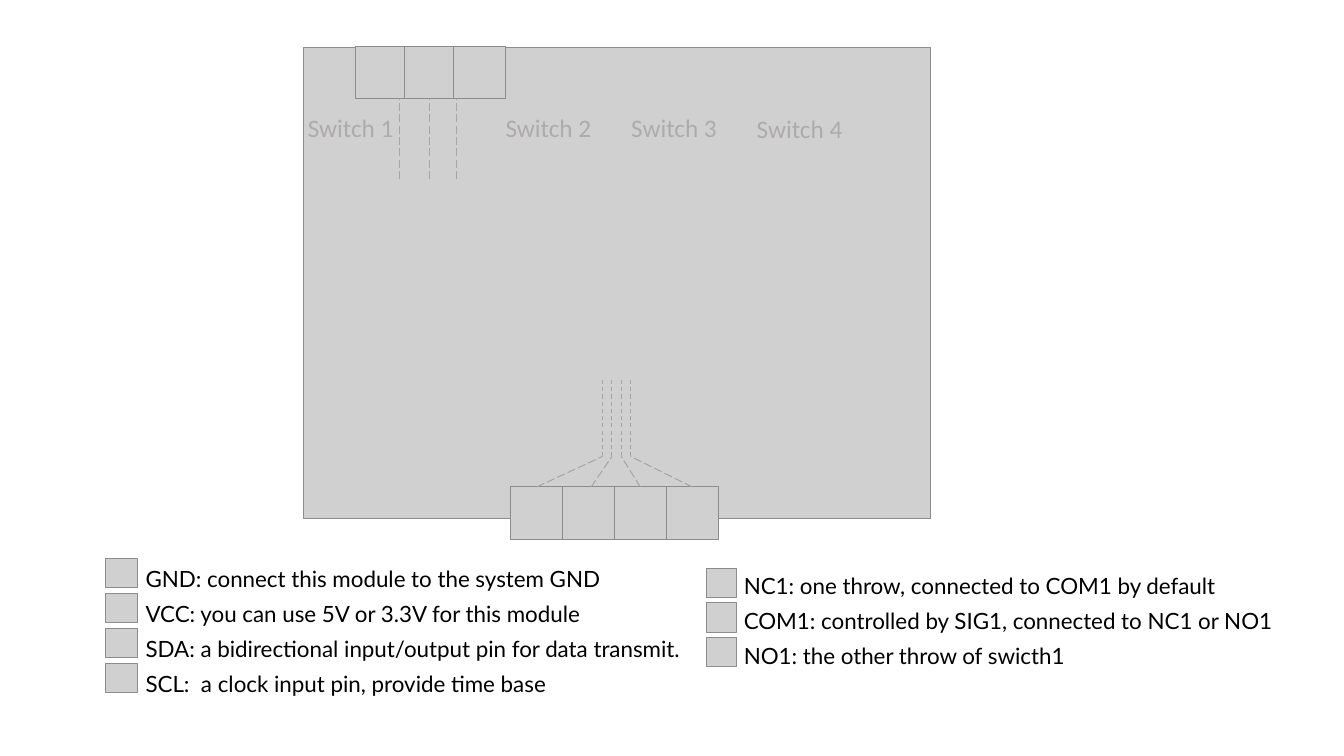
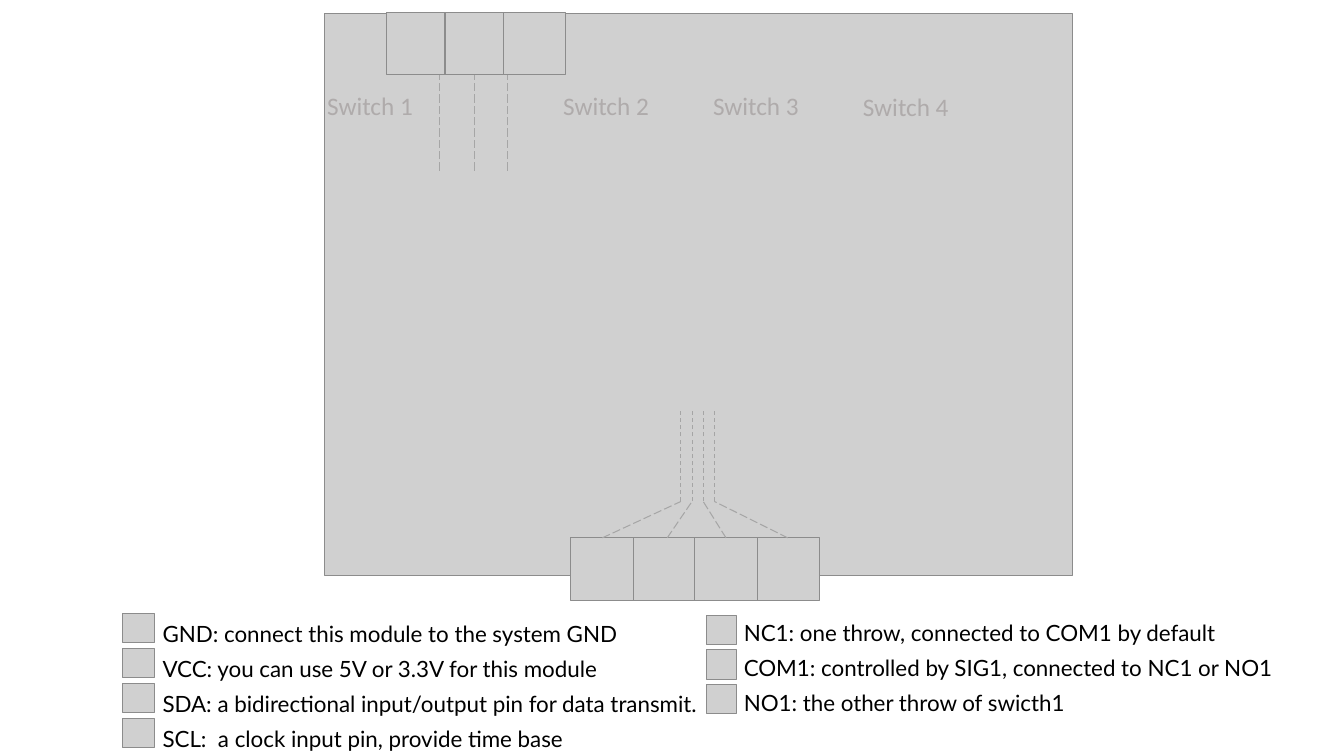
Before and after one commit to SeeedDocument/Grove-4-Channel_SPDT_Relay, a slide deck: slide 1 of img/pin_map.pptx. Drawn at 1344x756 pixels with LibreOffice and Linux fonts; fonts in the diff are those of the drawing; grey boxes stand for pictures. Boxes give left, top, right and bottom in pixels: in the first picture for what was removed or moved away, otherwise in the second. Text is boxed around its words. In the diff, an @@ line names an element or a change of style, - is before the commit and + after.

```diff
--- a/img/pin_map.pptx
+++ b/img/pin_map.pptx
@@ picture resized from (x1=303, y1=47, x2=931, y2=518) to (x1=325, y1=14, x2=1073, y2=576) @@
@@ picture resized from (x1=356, y1=46, x2=408, y2=99) to (x1=387, y1=12, x2=450, y2=75) @@
@@ picture resized from (x1=405, y1=46, x2=458, y2=99) to (x1=445, y1=12, x2=507, y2=75) @@
@@ picture resized from (x1=454, y1=46, x2=506, y2=99) to (x1=503, y1=12, x2=566, y2=75) @@
@@ text "Switch 1" moved from (x1=308, y1=114, x2=394, y2=145) to (x1=327, y1=91, x2=413, y2=122) @@
@@ line moved from (400, 179) - (400, 99) to (440, 170) - (440, 75) @@
@@ line moved from (430, 179) - (430, 99) to (474, 170) - (474, 75) @@
@@ line moved from (457, 179) - (457, 99) to (507, 170) - (507, 75) @@
@@ text "Switch 2" moved from (x1=506, y1=114, x2=591, y2=145) to (x1=563, y1=91, x2=649, y2=122) @@
@@ text "Switch 3" moved from (x1=631, y1=114, x2=717, y2=145) to (x1=713, y1=91, x2=799, y2=122) @@
@@ text "Switch 4" moved from (x1=757, y1=115, x2=843, y2=146) to (x1=863, y1=92, x2=949, y2=123) @@
@@ line moved from (603, 457) - (603, 380) to (682, 501) - (682, 411) @@
@@ line moved from (612, 457) - (612, 380) to (693, 501) - (693, 411) @@
@@ line moved from (621, 457) - (621, 380) to (704, 501) - (704, 411) @@
@@ line moved from (631, 457) - (631, 380) to (715, 501) - (715, 411) @@
@@ line moved from (536, 487) - (603, 457) to (603, 538) - (682, 501) @@
@@ line moved from (591, 487) - (612, 457) to (667, 538) - (693, 501) @@
@@ line moved from (640, 487) - (621, 457) to (726, 538) - (704, 501) @@
@@ line moved from (693, 487) - (631, 457) to (788, 538) - (715, 501) @@
@@ picture resized from (x1=510, y1=487, x2=563, y2=539) to (x1=571, y1=538, x2=633, y2=601) @@
@@ picture resized from (x1=563, y1=487, x2=615, y2=539) to (x1=633, y1=538, x2=696, y2=601) @@
@@ picture resized from (x1=614, y1=487, x2=666, y2=539) to (x1=695, y1=538, x2=757, y2=601) @@
@@ picture resized from (x1=666, y1=487, x2=719, y2=539) to (x1=757, y1=538, x2=820, y2=601) @@
@@ 4 pictures, 1 text moved together from (x1=106, y1=559, x2=680, y2=696) to (x1=123, y1=614, x2=696, y2=751) @@
@@ 2 pictures, 1 text moved together from (x1=707, y1=569, x2=1272, y2=664) to (x1=707, y1=616, x2=1272, y2=711) @@
@@ picture moved from (x1=707, y1=637, x2=736, y2=666) to (x1=707, y1=685, x2=736, y2=714) @@
```
Also in this commit, not shown: 1 other slide changed, 2 other files.
